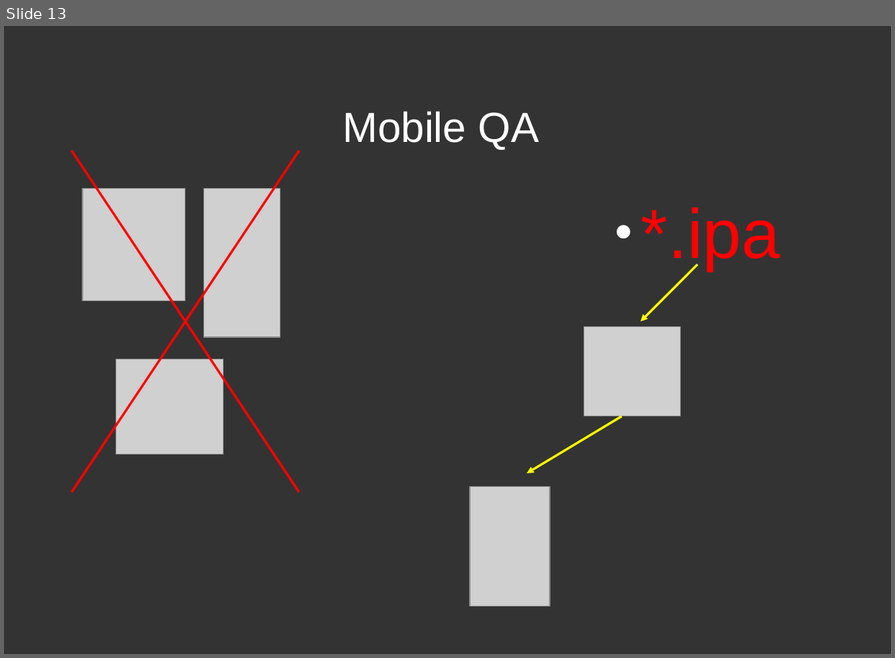
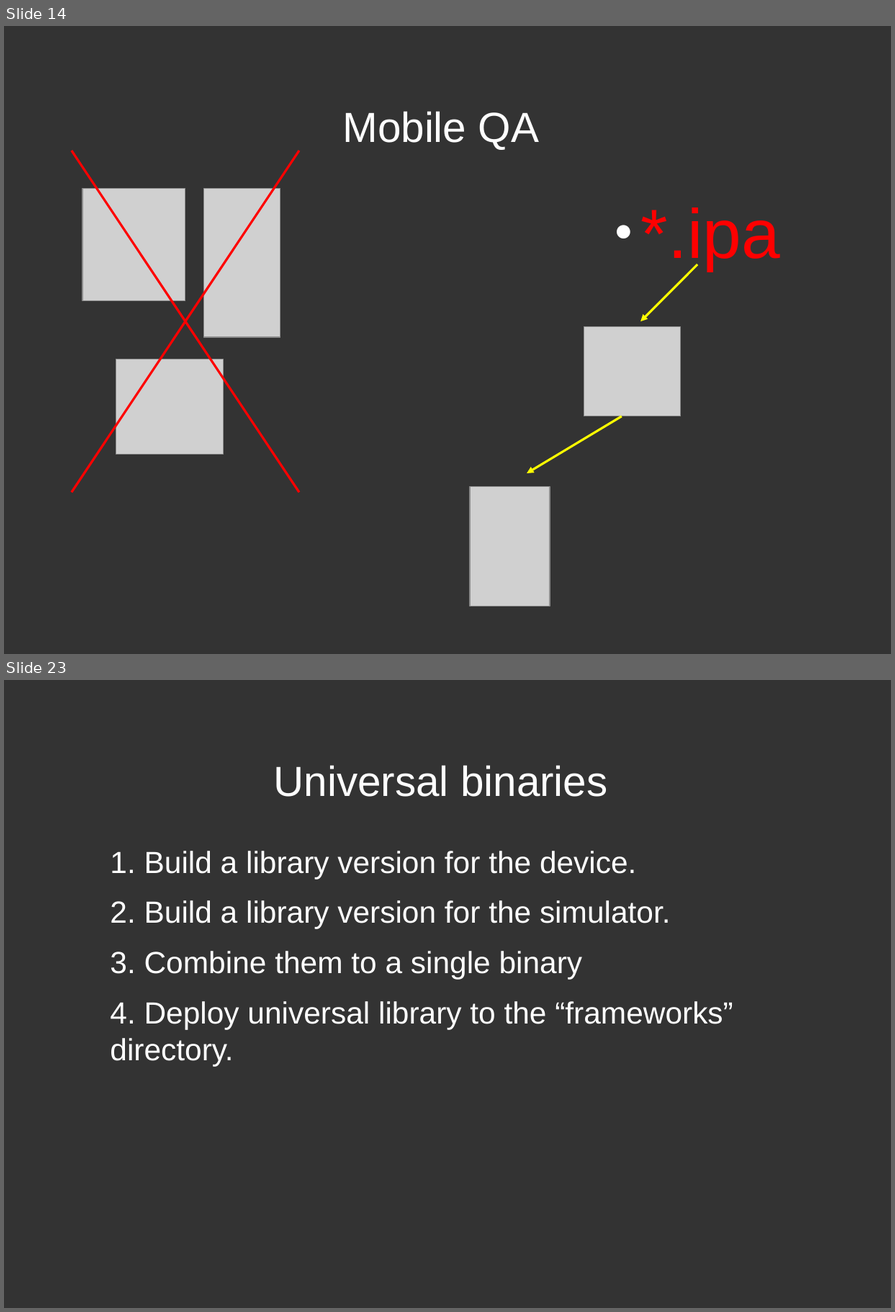
Before and after one commit to dodikk/iOS-articles, a slide deck: 3-iContiniousIntegration/ciPresentation.odp. Shown one above the other, each under a label of ours: slide 13 before the commit, slides 14 and 23 after it; the slides between them are not shown. The pictures are 895x658 and 895x1312 pixels, drawn with LibreOffice and Linux fonts; fonts in the diff are those of the drawing; grey boxes stand for pictures. Boxes give left, top, right and bottom in pixels: in the first picture for what was removed or moved away, otherwise in the second. Text is boxed around its words. In the diff, an @@ line names an element or a change of style, - is before the commit and + after.

```diff
--- a/3-iContiniousIntegration/ciPresentation.odp
+++ b/3-iContiniousIntegration/ciPresentation.odp
@@ slide 23 added at (4, 680, 891, 1308), background #333333 @@
@@ title added at (273, 765, 608, 797), 39.9 pt, text #FFFFFF @@
+Universal binaries
@@ text added at (110, 851, 733, 1066), 29 pt, text #FFFFFF @@
+1. Build a library version for the device.
+2. Build a library version for the simulator.
+3. Combine them to a single binary
+4. Deploy universal library to the “frameworks” directory.
@@ what was slide 13 is now slide 14 @@
```
Also in this commit, not shown: 11 other slides added, 1 slide removed, 1 other file.
